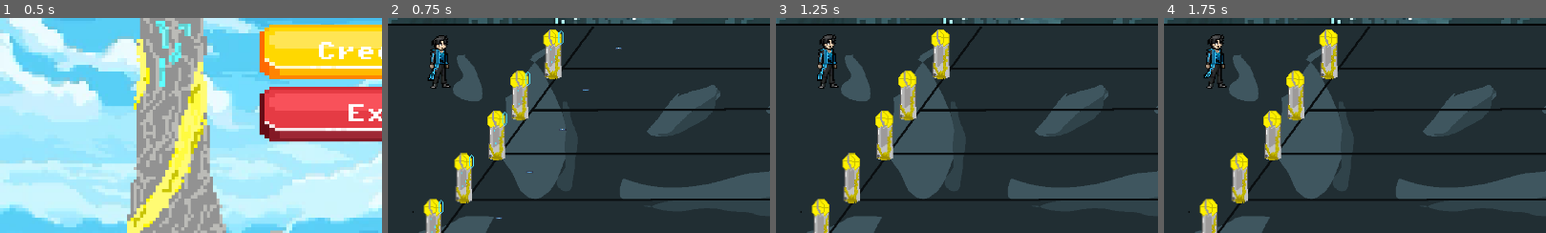
Above: before the commit, frames 1-4 (left to right).
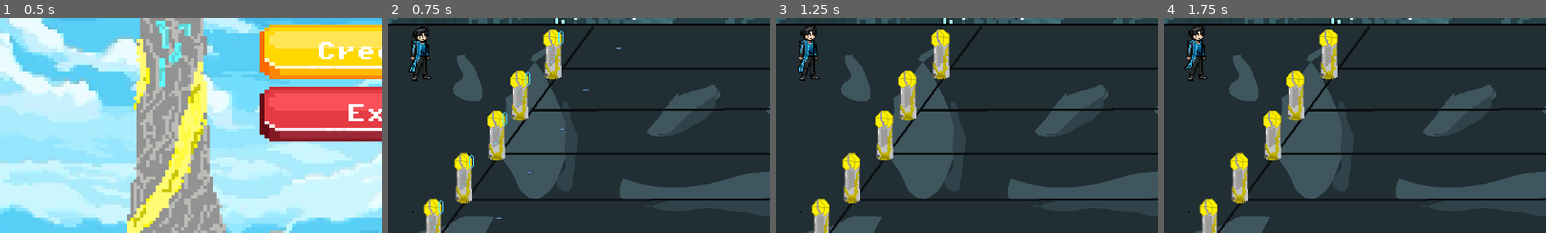
Above: after the commit, the same moments.

Repository: varun22/ECS179-FinalProject
Game: Godot game, scene res://scenes/menu.tscn
Same seed, same stepped clock (60 frames per second), same inputs: the game is played once before the commit and once after it. The engine's default icon, where the game draws it, is replaced by a stand-in: a white triangle on a blue panel in a dark square. Sound files missing from this copy of the repository are replaced by a short silence.
Inputs:
- Up to frame 1 (0.5 s): no input
- Up to frame 2 (0.75 s): click "Play Game" at 0.5 s
- Up to frame 3 (1.25 s): no input
- Up to frame 4 (1.75 s): tap Enter (ui_accept) at 1.25, 1.52 s; hold Right (ui_right) from 1.28 s (still down)
The pictures show only the part of the screen within x 0-50%, y 45-95%; the shares and areas given below are measured in that part.

Frame 1 is identical in both runs. In frame 2, 1.6% of the frame differs, in the area x 5-17%, y 4-33%; in frame 3, 1.6%, in the area x 5-17%, y 3-33%; in frame 4, 1.6%.

Commit message:
Fixed Idle

Diff:
--- a/tend&defend/scenes/player.tscn
+++ b/tend&defend/scenes/player.tscn
@@ -1,7 +1,7 @@
 [gd_scene load_steps=19 format=3 uid="uid://c1lx1llaevewm"]
 
 [ext_resource type="Script" path="res://scripts/player.gd" id="1_bti5u"]
-[ext_resource type="Texture2D" uid="uid://babfv06tejedp" path="res://assets/Player/Character  Sheet.png" id="2_e2jux"]
+[ext_resource type="Texture2D" uid="uid://cdbibei17nass" path="res://assets/Player/Character  Sheet (1).png" id="2_ab0o7"]
 
 [sub_resource type="Animation" id="Animation_dx16v"]
 resource_name = "base_player_idle"
@@ -258,7 +258,7 @@
 script = ExtResource("1_bti5u")
 
 [node name="Sprite2d" type="Sprite2D" parent="."]
-texture = ExtResource("2_e2jux")
+texture = ExtResource("2_ab0o7")
 hframes = 6
 vframes = 7
 frame = 6
Binary file added: tend&defend/assets/Player/Character Sheet (1).png
Not shown, changed: tend&defend/assets/Player/Character Sheet (1).png.import
Binary file removed: tend&defend/assets/Player/Character Sheet.png
